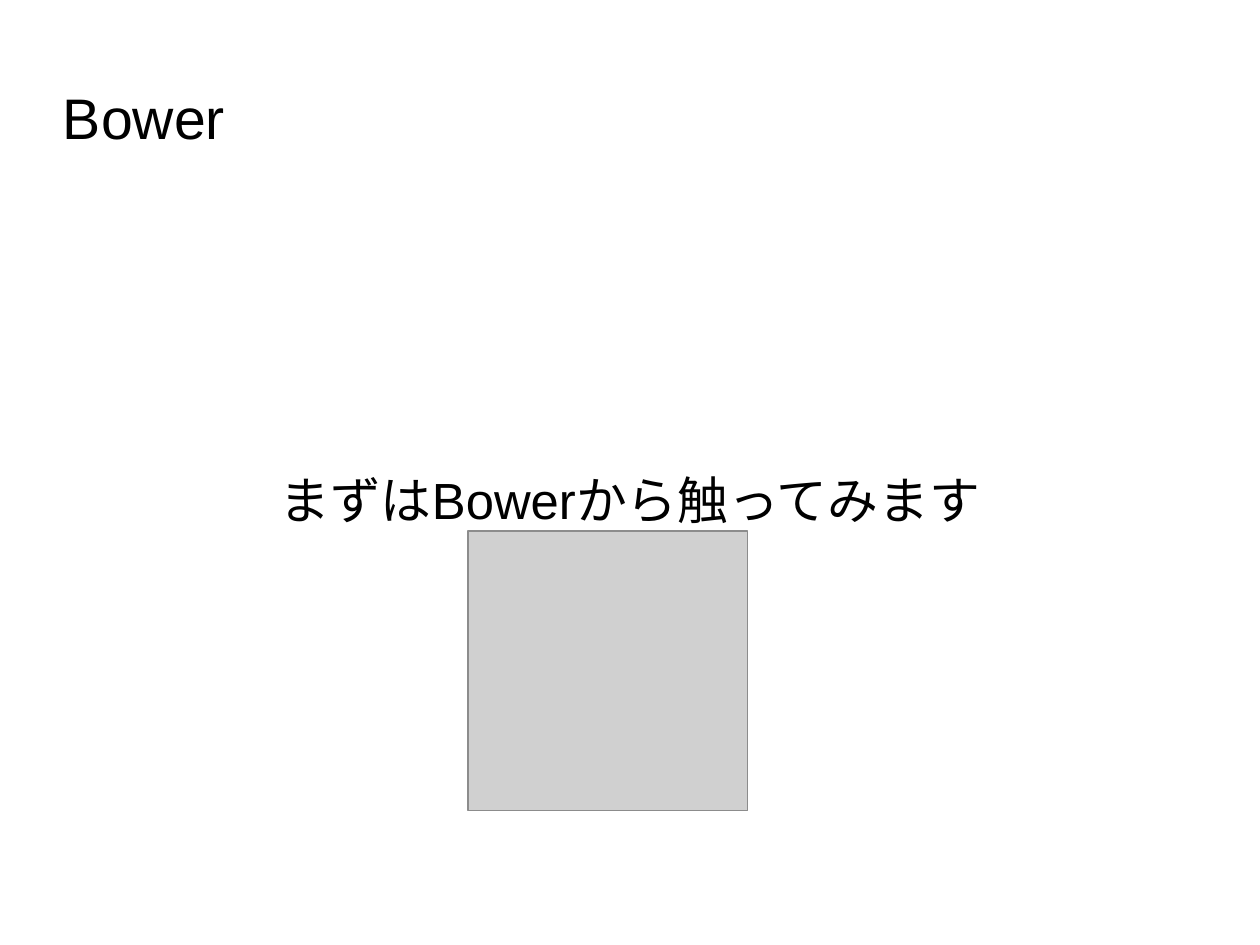
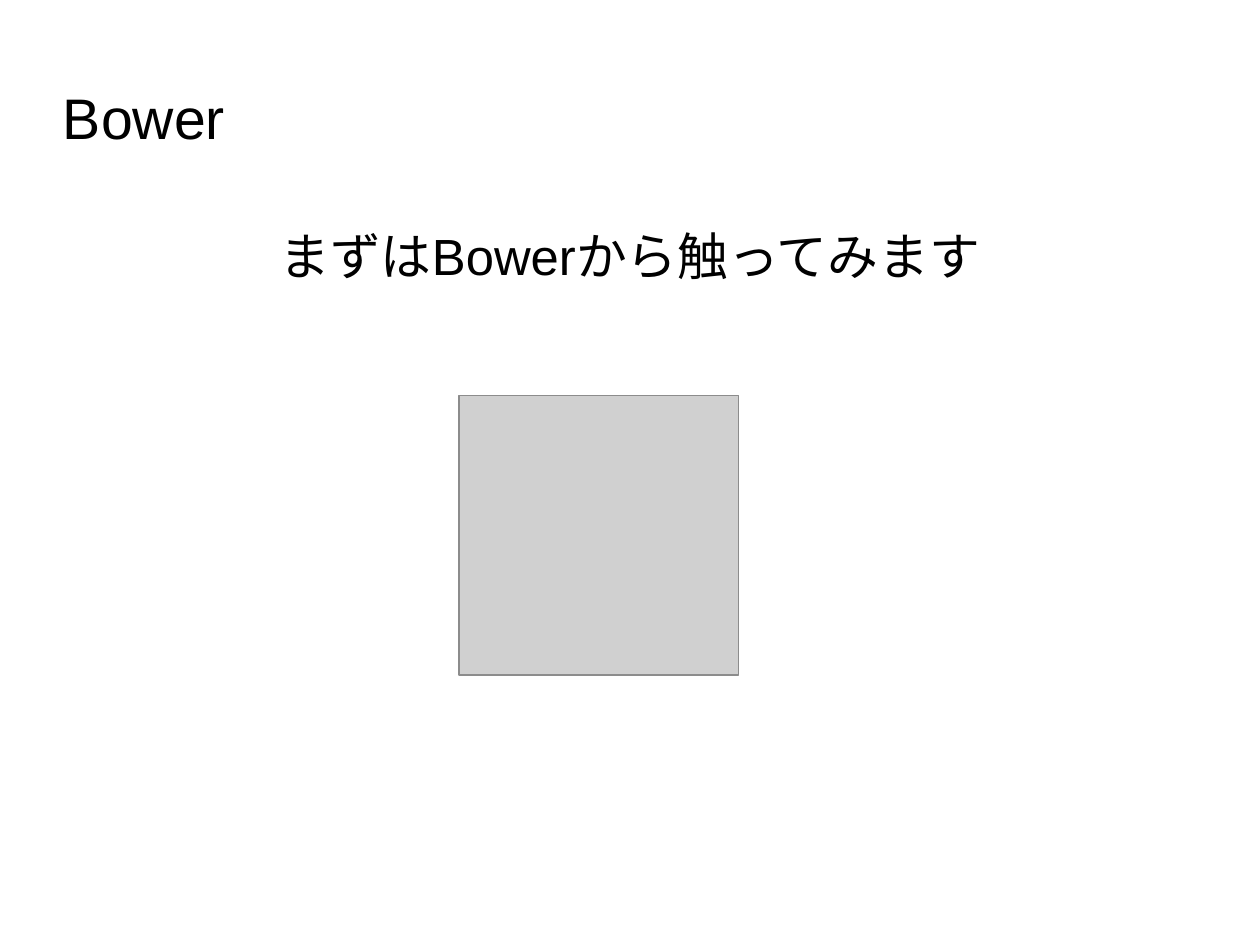
Before and after one commit to masakura/yeoman-presentation, a slide deck: slide 18 of yeoman-presentation.odp. Drawn at 1260x945 pixels with LibreOffice and Linux fonts; fonts in the diff are those of the drawing; grey boxes stand for pictures; background and template pictures are left out. Boxes give left, top, right and bottom in pixels: in the first picture for what was removed or moved away, otherwise in the second. Text is boxed around its words. In the diff, an @@ line names an element or a change of style, - is before the commit and + after.

```diff
--- a/yeoman-presentation.odp
+++ b/yeoman-presentation.odp
@@ subtitle "まずはBowerから触ってみます" at box(279, 232, 980, 279): vertical alignment middle to top @@
@@ picture: place and size @@
-picture at box(468, 532, 748, 812)
+picture at box(460, 396, 740, 676)
```
Also in this commit, not shown: 9 other slides changed, 2 slides added, 1 slide removed.
